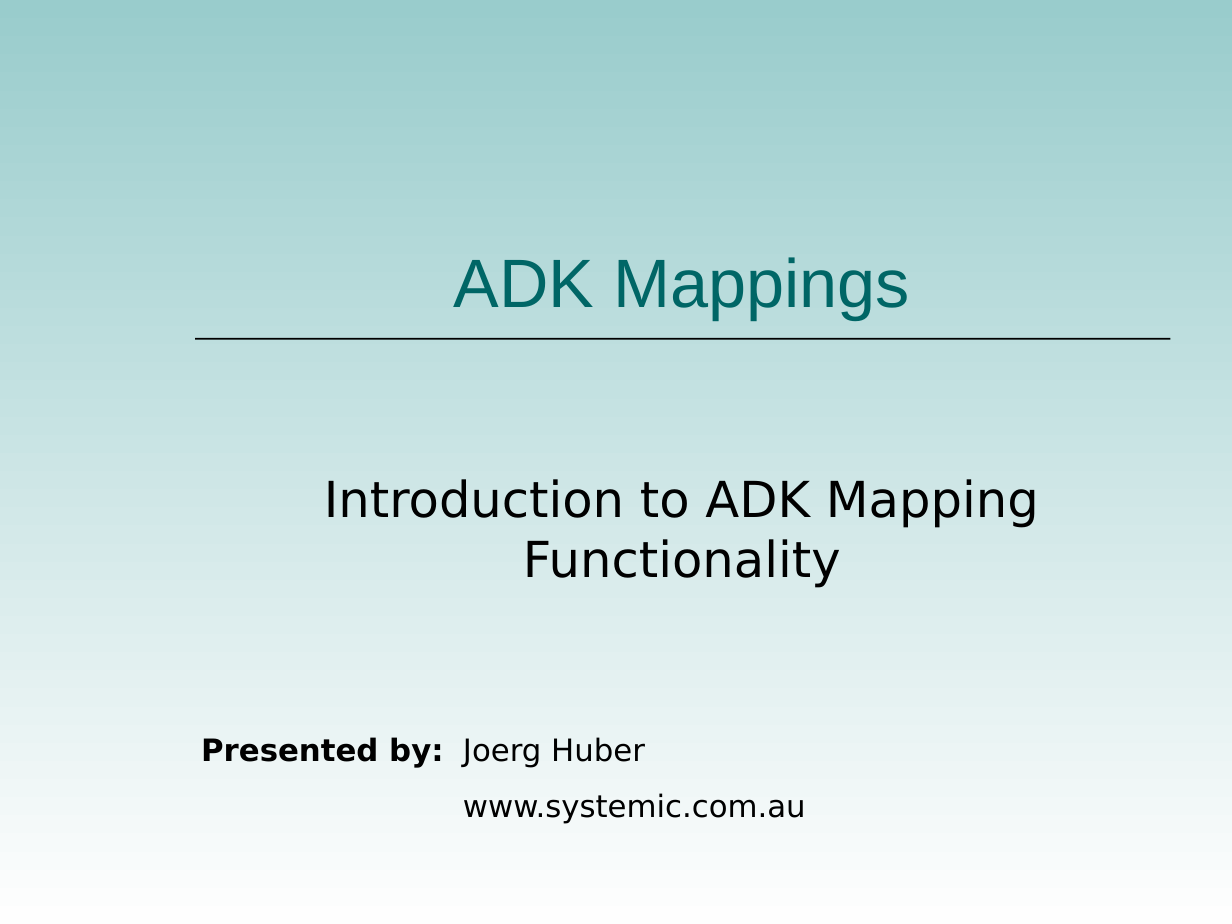
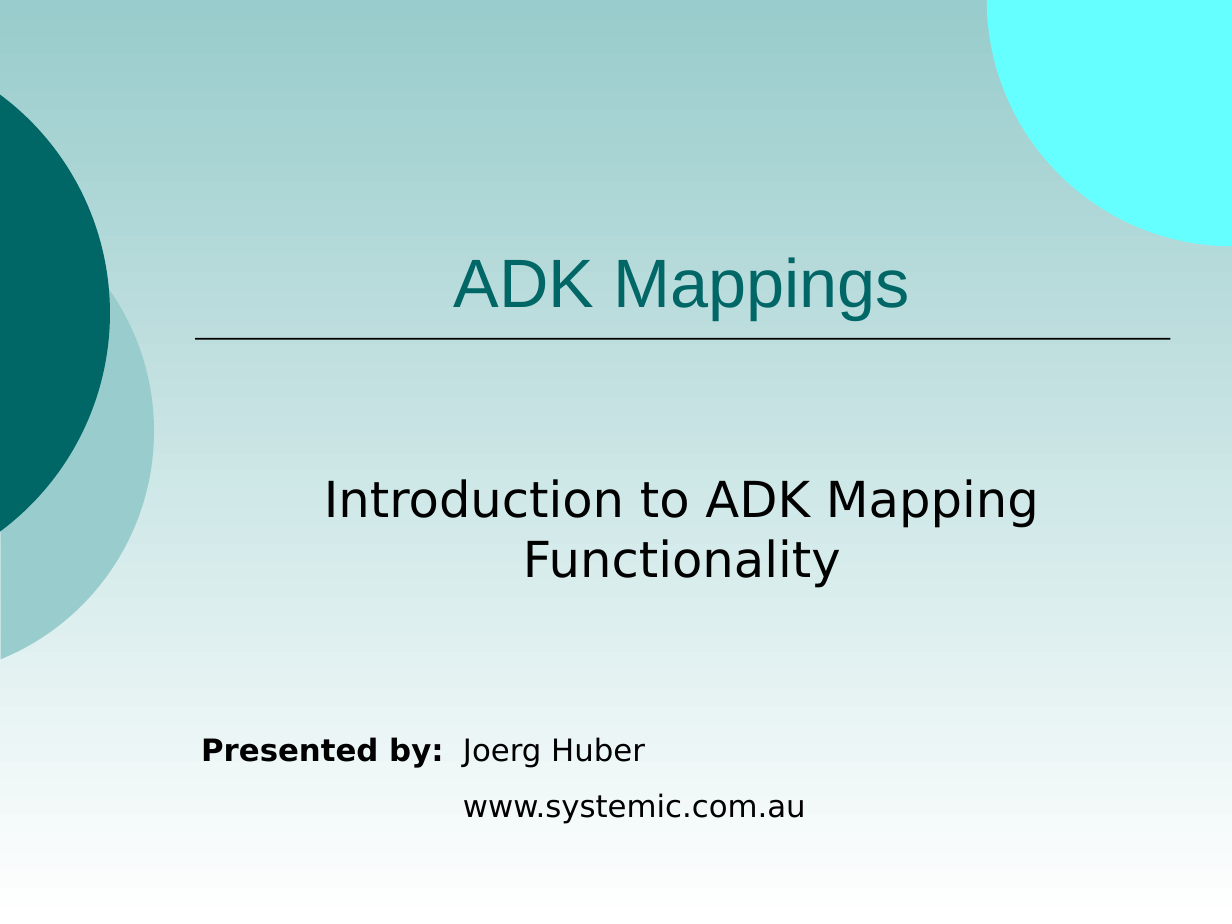
Before and after one commit to nsip/SifBootCamp-dotNet, a slide deck: slide 1 of Documentation/Presentations/06-ADK Mapping.ppt. Drawn at 1232x924 pixels with LibreOffice and Linux fonts; fonts in the diff are those of the drawing; background and template pictures are left out. Boxes give left, top, right and bottom in pixels: in the first picture for what was removed or moved away, otherwise in the second. Text is boxed around its words. In the diff, an @@ line names an element or a change of style, - is before the commit and + after.

```diff
--- a/Documentation/Presentations/06-ADK Mapping.ppt
+++ b/Documentation/Presentations/06-ADK Mapping.ppt
@@ background gradient #99CCCC to #FEFEFE to gradient #99CCCC to #FFFFFF @@
@@ outline redrawn in 3 elements at bbox=[987, 0, 1232, 246], bbox=[0, 185, 154, 678], bbox=[0, 41, 111, 585] @@
```
Also in this commit, not shown: 17 other slides changed, 1 other file.
